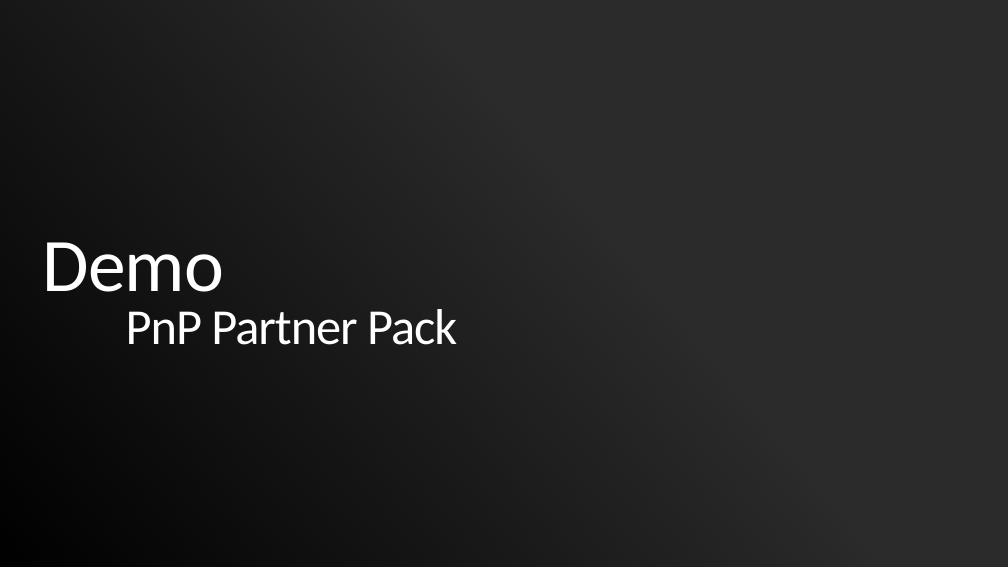
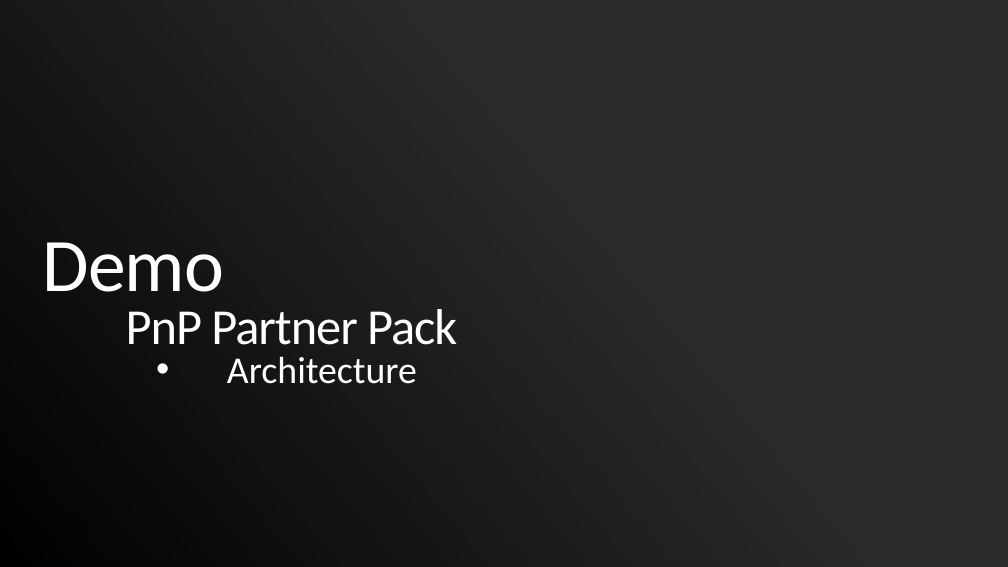
Before and after one commit to HiltonGiesenow/MSCommunityDay, a slide deck: slide 16 of 2018/Site Creation/Slides/Improved Site Creation, Governance & Self Service.pptx (slide 12 before the commit). Drawn at 1008x567 pixels with LibreOffice and Linux fonts; fonts in the diff are those of the drawing; background and template pictures are left out; a plain dark background stands for a picture behind light text. Boxes give left, top, right and bottom in pixels: in the first picture for what was removed or moved away, otherwise in the second. Text is boxed around its words. In the diff, an @@ line names an element or a change of style, - is before the commit and + after.

```diff
--- a/2018/Site Creation/Slides/Improved Site Creation, Governance & Self Service.pptx
+++ b/2018/Site Creation/Slides/Improved Site Creation, Governance & Self Service.pptx
@@ text at [227,356,417,384]: paragraph added @@
+      • Architecture
```
Also in this commit, not shown: 13 other slides changed, 7 slides added, 2 slides removed, 2 other files.
